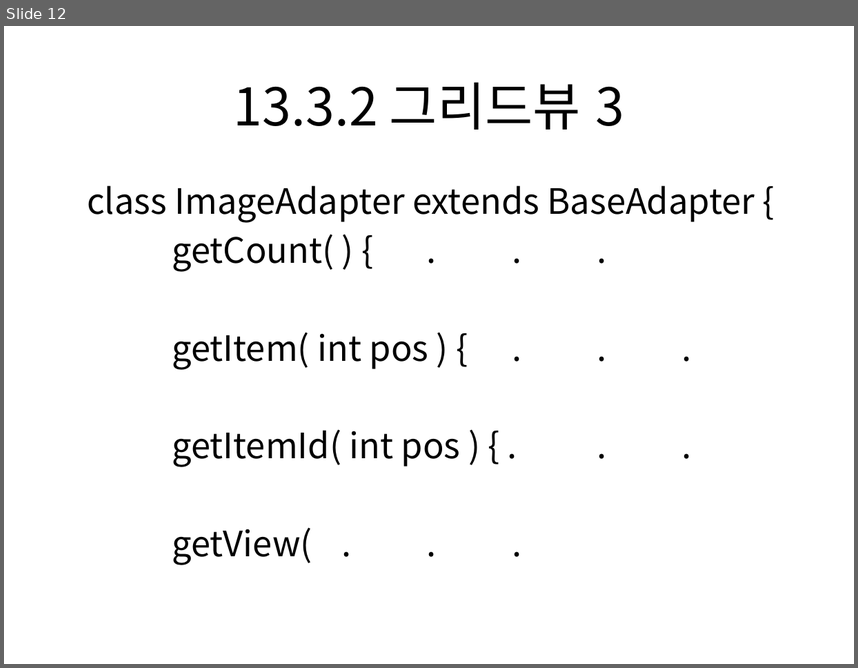
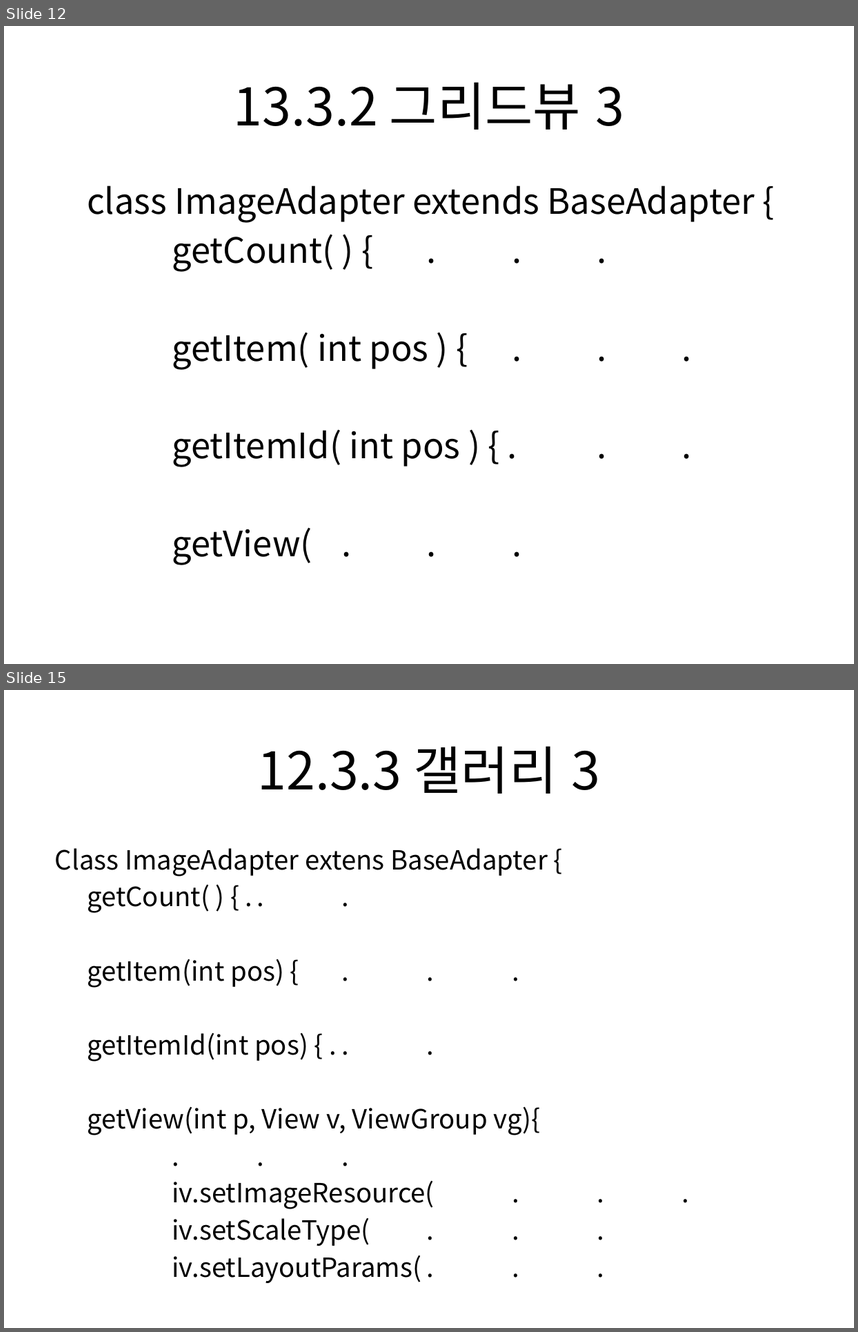
Before and after one commit to dummyFirst/NHK_Japanese, a slide deck: Android/안드로이드 프로그래밍 정복/Chapter12 어댑터뷰.pptx. Shown one above the other, each under a label of ours: slide 12 before the commit, slides 12 and 15 after it; the slides between them are not shown. The pictures are 858x668 and 858x1332 pixels, drawn with LibreOffice and Linux fonts; fonts in the diff are those of the drawing. Boxes give left, top, right and bottom in pixels: in the first picture for what was removed or moved away, otherwise in the second. Text is boxed around its words. In the diff, an @@ line names an element or a change of style, - is before the commit and + after.

Commit message:
OutLine 12.3.3 갤러리

```diff
--- a/Android/안드로이드 프로그래밍 정복/Chapter12 어댑터뷰.pptx
+++ b/Android/안드로이드 프로그래밍 정복/Chapter12 어댑터뷰.pptx
@@ slide 15 added at box(4, 690, 854, 1328), background #FFFFFF @@
@@ title added at box(258, 746, 601, 793), 44 pt, text #000000 @@
+12.3.3 갤러리 3
@@ text added at box(55, 848, 548, 1245), 22.4 pt, text #000000 @@
+Class ImageAdapter extens BaseAdapter {
+getCount( ) { . . .
+getItem(int pos) { . . .
+getItemId(int pos) { . . .
+getView(int p, View v, ViewGroup vg){
+. . .
+iv.setImageResource( . . .
+iv.setScaleType( . . .
+iv.setLayoutParams( . . .
```
Also in this commit, not shown: 1 slide changed, 1 other slide added.
